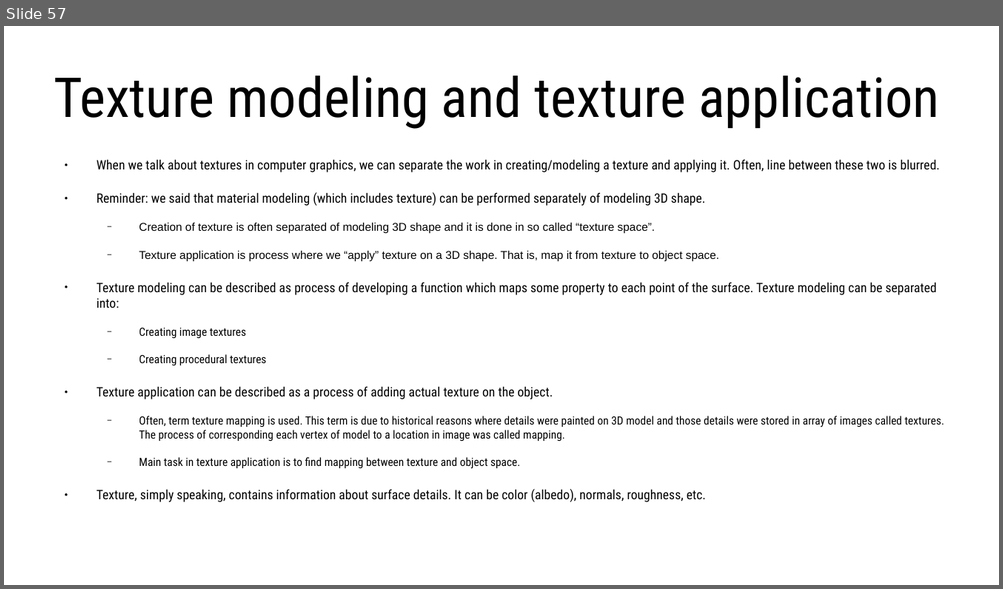
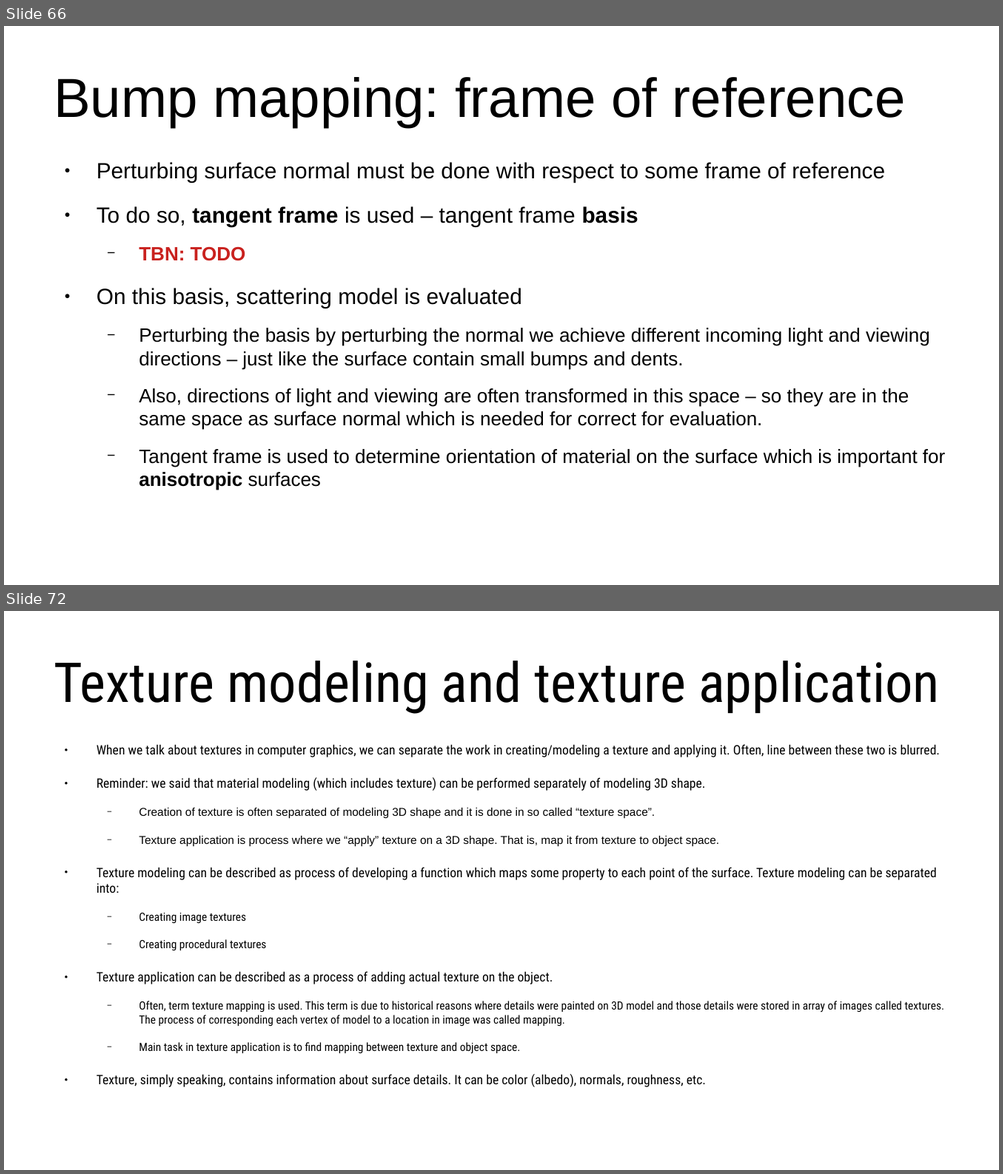
Before and after one commit to lorentzo/IntroductionToComputerGraphics, a slide deck: lectures/3_foundations_3d_scene/3_2_2_3D_models_material.odp. Shown one above the other, each under a label of ours: slide 57 before the commit, slides 66 and 72 after it; the slides between them are not shown. The pictures are 1003x589 and 1003x1174 pixels, drawn with LibreOffice and Linux fonts; fonts in the diff are those of the drawing. Boxes give left, top, right and bottom in pixels: in the first picture for what was removed or moved away, otherwise in the second. Text is boxed around its words. In the diff, an @@ line names an element or a change of style, - is before the commit and + after.

Commit message:
3d scene, material

```diff
--- a/lectures/3_foundations_3d_scene/3_2_2_3D_models_material.odp
+++ b/lectures/3_foundations_3d_scene/3_2_2_3D_models_material.odp
@@ slide 66 added at (4,26,999,585), background #FFFFFF @@
@@ title added at (54,77,905,127), 44 pt, text #000000 @@
+Bump mapping: frame of reference
@@ text added at (96,162,945,491), 15.4 pt, text #000000 @@
+● Perturbing surface normal must be done with respect to some frame of reference
+● To do so, tangent frame is used – tangent frame basis
+  − TBN: TODO
+● On this basis, scattering model is evaluated
+  − Perturbing the basis by perturbing the normal we achieve different incoming light and viewing directions – just like the surface contain small bumps and dents.
+  − Also, directions of light and viewing are often transformed in this space – so they are in the same space as surface normal which is needed for correct for evaluation.
+  − Tangent frame is used to determine orientation of material on the surface which is important for anisotropic surfaces
@@ what was slide 57 is now slide 72 @@
```
Also in this commit, not shown: 6 slides changed, 17 other slides added, 1 slide removed, 5 other files.
